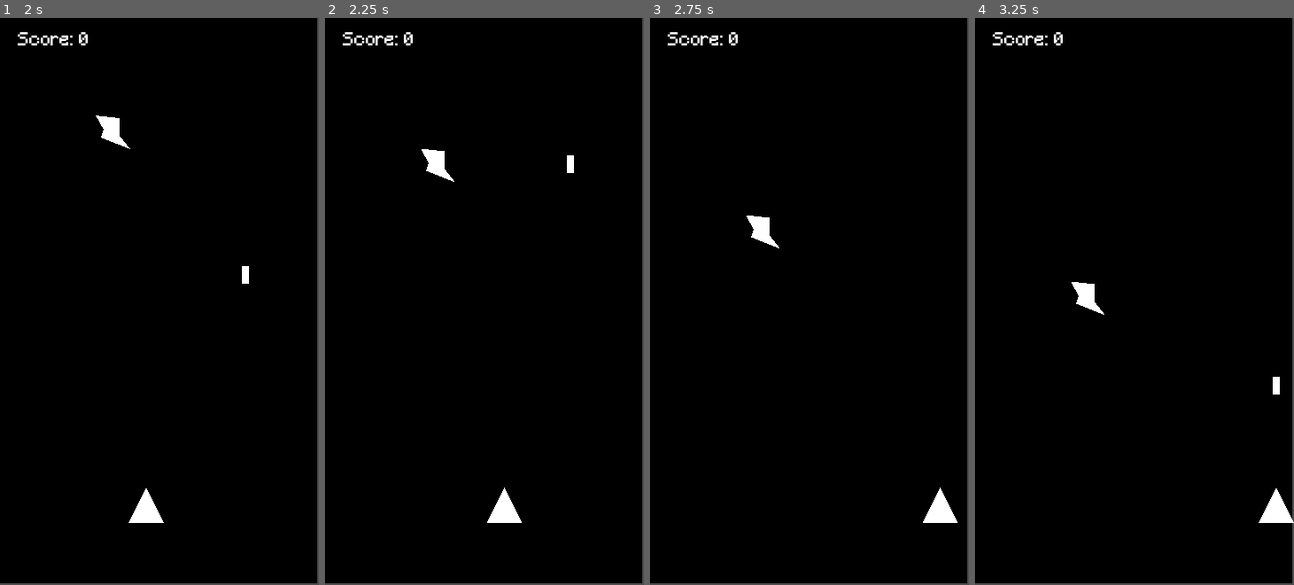
Above: before the commit, frames 1-4 (left to right).
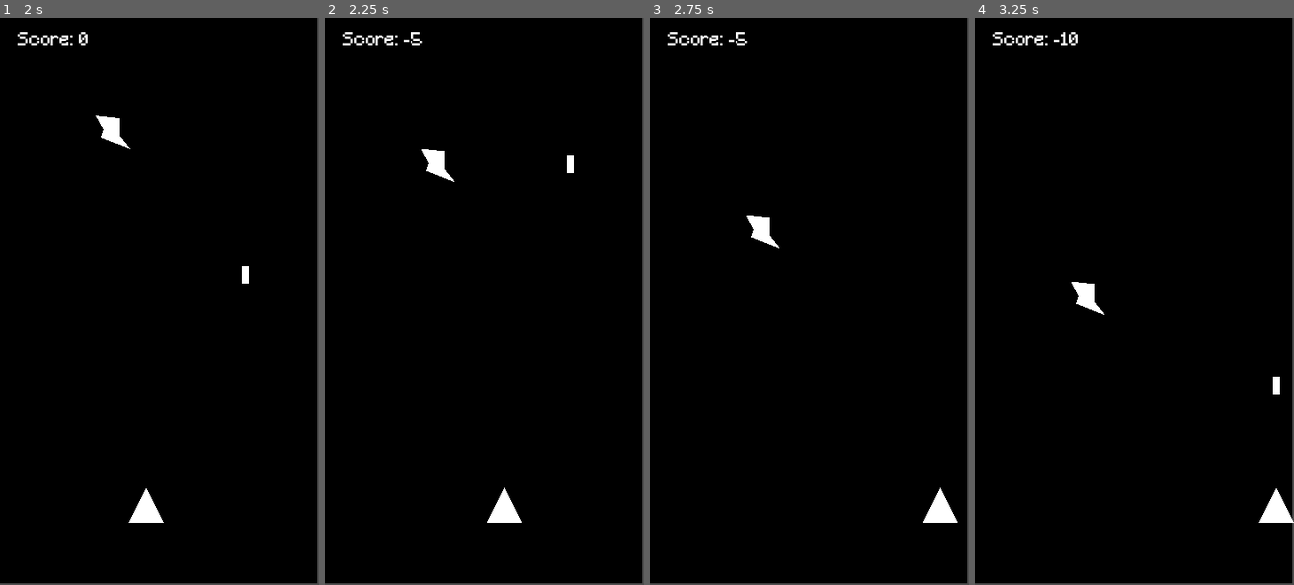
Above: after the commit, the same moments.

Repository: nice-shot/godot_shmup
Game: Godot game, scene res://scenes/main.tscn
The game is run twice, just before and just after one commit, with the same random seed, the same clock (stepped at 60 frames per second) and the same inputs.
Inputs:
- Up to frame 1 (2 s): tap Enter at 0.5 s; hold Right (ui_right) 0.53-1.28 s; tap Space (ui_select) at 0.77, 1.52 s; hold Left (ui_left) from 1.28 s (still down)
- Up to frame 2 (2.25 s): release Left (ui_left) at 2.03 s; hold Right (ui_right) from 2.03 s (still down)
- Up to frame 3 (2.75 s): keep holding Right (ui_right)
- Up to frame 4 (3.25 s): keep holding Right (ui_right); tap Space (ui_select) at 3.02 s

Frame 1 is identical in both runs. In frame 2, less than 0.1% of the frame differs, in the area x 24-31%, y 2-5%; in frame 3, less than 0.1%; in frame 4, 0.1%, in the area x 24-33%, y 2-5%.

Commit message:
added score lowering when bullet exits the screen

Diff:
--- a/scripts/bullet_movement.gd
+++ b/scripts/bullet_movement.gd
@@ -1,6 +1,8 @@
 extends Area2D
 
 export var speed = 50
+onready var manager = get_tree().root.get_node("Main") as GameManager
+var destroyed = false
 
 func _physics_process(delta):
 	position.y -= speed * delta
@@ -10,8 +12,10 @@
 	var asteroid = area.get_parent() as AsteroidMovement
 	if (asteroid):
 		asteroid.explode()
+	destroyed = true
 	queue_free()
 
 
 func _on_VisibilityNotifier2D_screen_exited():
+	if not destroyed: manager.update_score(-5)
 	queue_free()
